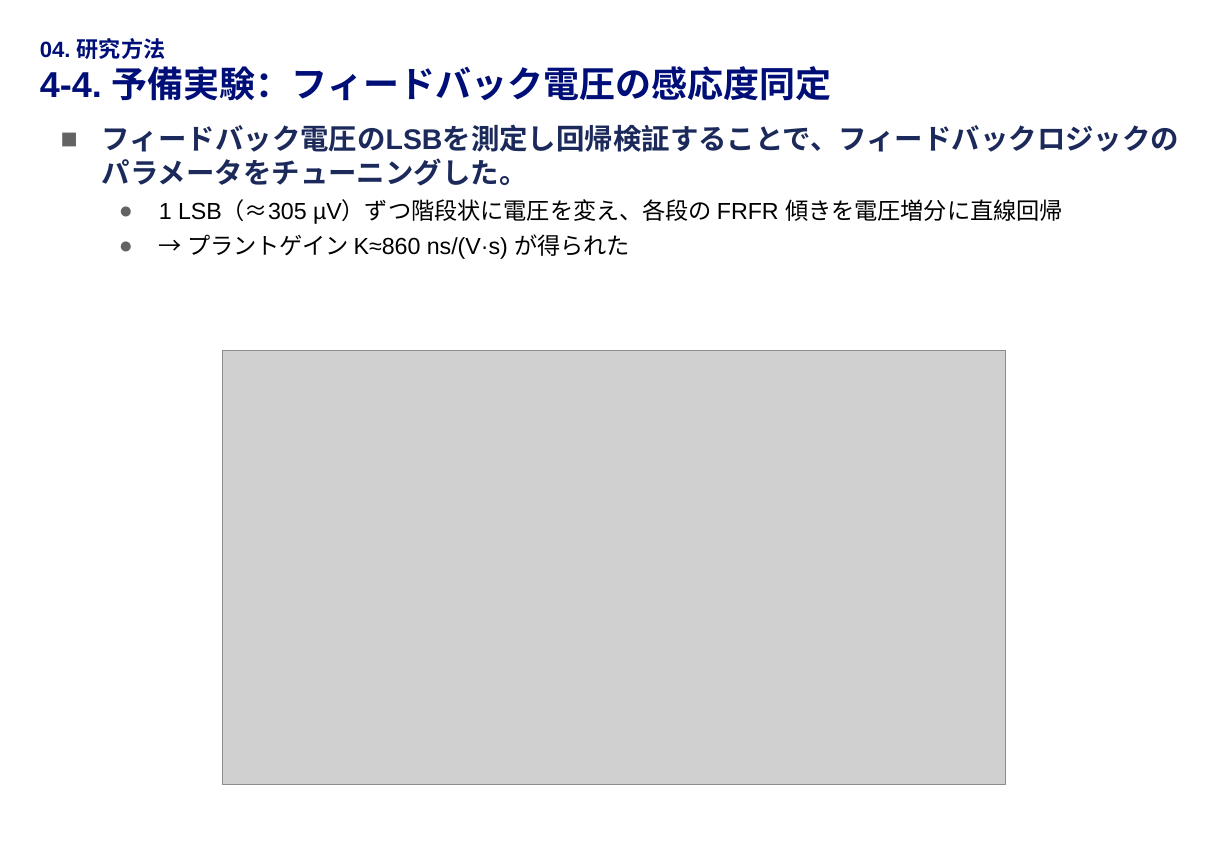
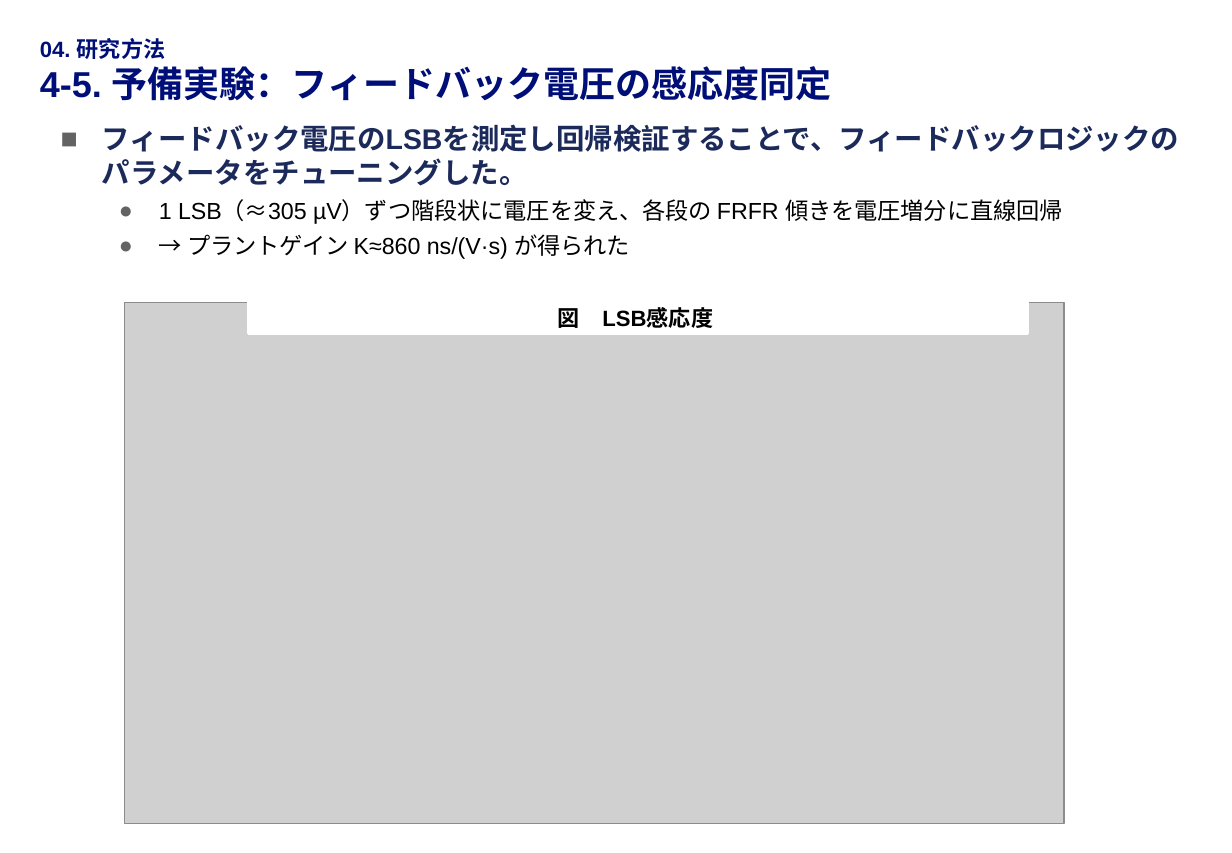
Before and after one commit to Harushirof/master_research, a slide deck: slide 11 of presentations/mid_term_202606/04_slides_draft/中間発表_スライド_v4.pptx (slide 10 before the commit). Drawn at 1232x853 pixels with LibreOffice and Linux fonts; fonts in the diff are those of the drawing; grey boxes stand for pictures; background and template pictures are left out. Boxes give left, top, right and bottom in pixels: in the first picture for what was removed or moved away, otherwise in the second. Text is boxed around its words. In the diff, an @@ line names an element or a change of style, - is before the commit and + after.

```diff
--- a/presentations/mid_term_202606/04_slides_draft/中間発表_スライド_v4.pptx
+++ b/presentations/mid_term_202606/04_slides_draft/中間発表_スライド_v4.pptx
@@ title at (40,66,831,101): text changed @@
-4-4. 予備実験：フィードバック電圧の感応度同定
+4-5. 予備実験：フィードバック電圧の感応度同定
@@ picture: place and size @@
-picture at (222,350,1006,785)
+picture at (124,303,1064,824)
@@ rectangle added at (248,303,1027,333), fill #FFFFFF, outline #FFFFFF 2 pt, 14 pt, text #000000, bold @@
+図 LSB感応度
```
Also in this commit, not shown: 8 other slides changed, 3 slides added, 8 other files.
